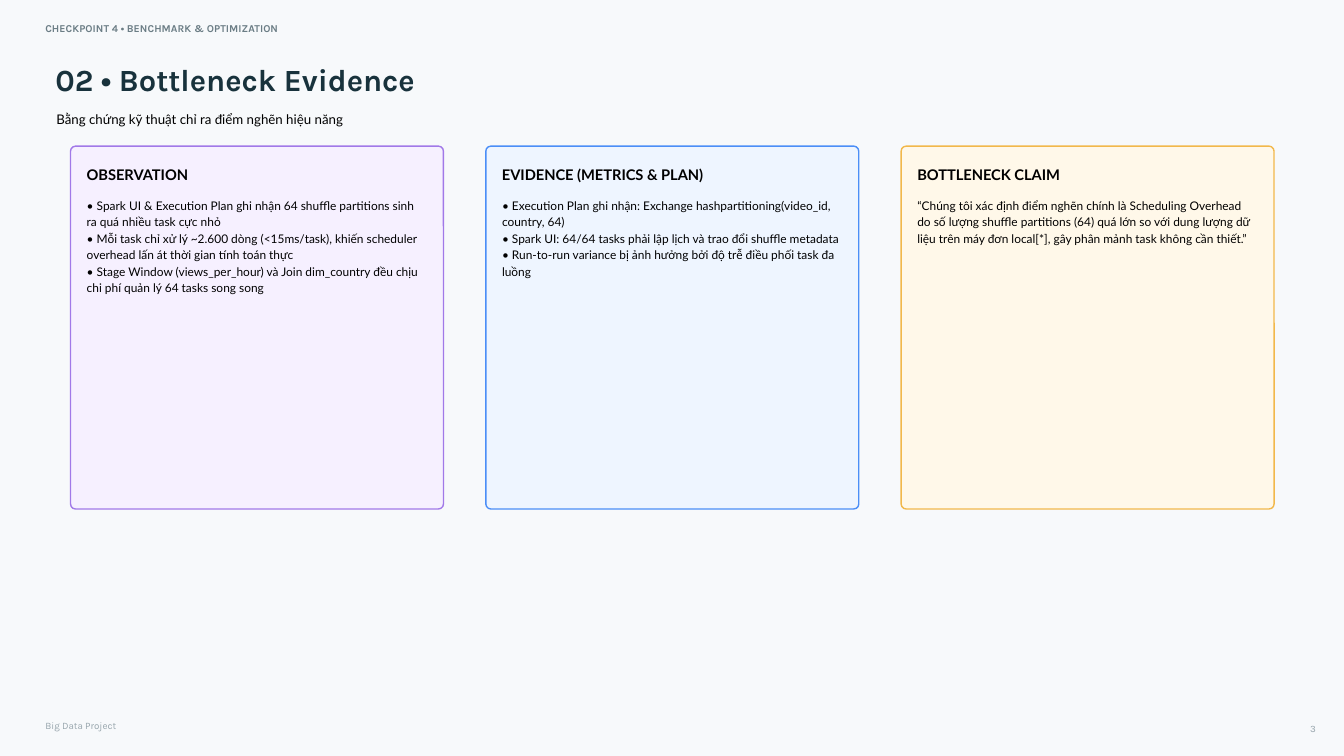
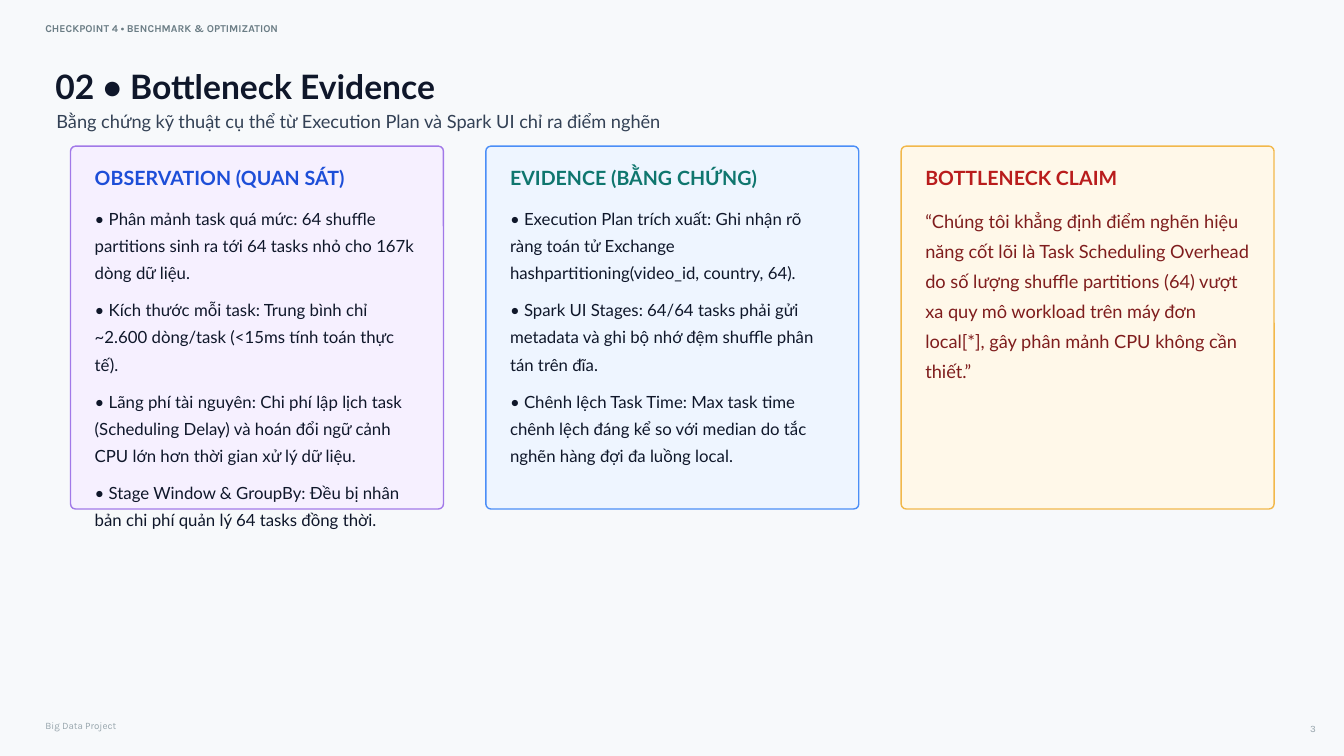
Before and after one commit to kichirou244/bigdata-project, a slide deck: slide 3 of docs/BigData_DoAn4_Checkpoint4_Report.pptx. Drawn at 1344x756 pixels with LibreOffice and Linux fonts; fonts in the diff are those of the drawing. Boxes give left, top, right and bottom in pixels: in the first picture for what was removed or moved away, otherwise in the second. Text is boxed around its words. In the diff, an @@ line names an element or a change of style, - is before the commit and + after.

Commit message:
fix(deck): upscale typography (12-14.5pt), enforce run-level WCAG high-contrast colors, fix layout collision

```diff
--- a/docs/BigData_DoAn4_Checkpoint4_Report.pptx
+++ b/docs/BigData_DoAn4_Checkpoint4_Report.pptx
@@ text "02 • Bottleneck Evidence" at [55,74,435,100]: size 22 to 24 pt, font Karla to Lato, text colour #18323C to #0F172A; line spacing 1 to 1.3; more space between paragraphs @@
@@ text at [56,113,660,132]: text changed; size 9.5 to 13 pt; text colour #000000 to #334155 @@
-Bằng chứng kỹ thuật chỉ ra điểm nghẽn hiệu năng
+Bằng chứng kỹ thuật cụ thể từ Execution Plan và Spark UI chỉ ra điểm nghẽn
@@ text at [95,168,345,188]: text changed; size 10.5 to 14 pt; text colour #000000 to #1D4ED8 @@
-OBSERVATION
+OBSERVATION (QUAN SÁT)
@@ text at [510,168,757,188]: text changed; size 10.5 to 14 pt; text colour #000000 to #0F766E @@
-EVIDENCE (METRICS & PLAN)
+EVIDENCE (BẰNG CHỨNG)
@@ text "BOTTLENECK CLAIM" at [925,170,1117,185]: size 10.5 to 14 pt, text colour #000000 to #B91C1C; line spacing 1.15 to 1.3; more space between paragraphs @@
@@ text at [95,212,414,529]: text changed; size 8.5 to 12 pt; text colour #000000 to #0F172A @@
-• Spark UI & Execution Plan ghi nhận 64 shuffle partitions sinh ra quá nhiều task cực nhỏ
-• Mỗi task chỉ xử lý ~2.600 dòng (<15ms/task), khiến scheduler overhead lấn át thời gian tính toán thực
-• Stage Window (views_per_hour) và Join dim_country đều chịu chi phí quản lý 64 tasks song song
+• Phân mảnh task quá mức: 64 shuffle partitions sinh ra tới 64 tasks nhỏ cho 167k dòng dữ liệu.
+• Kích thước mỗi task: Trung bình chỉ ~2.600 dòng/task (<15ms tính toán thực tế).
+• Lãng phí tài nguyên: Chi phí lập lịch task (Scheduling Delay) và hoán đổi ngữ cảnh CPU lớn hơn thời gian xử lý dữ liệu.
+• Stage Window & GroupBy: Đều bị nhân bản chi phí quản lý 64 tasks đồng thời.
@@ text at [510,211,813,465]: text changed; size 8.5 to 12 pt; text colour #000000 to #0F172A @@
-• Execution Plan ghi nhận: Exchange hashpartitioning(video_id, country, 64)
-• Spark UI: 64/64 tasks phải lập lịch và trao đổi shuffle metadata
-• Run-to-run variance bị ảnh hưởng bởi độ trễ điều phối task đa luồng
+• Execution Plan trích xuất: Ghi nhận rõ ràng toán tử Exchange hashpartitioning(video_id, country, 64).
+• Spark UI Stages: 64/64 tasks phải gửi metadata và ghi bộ nhớ đệm shuffle phân tán trên đĩa.
+• Chênh lệch Task Time: Max task time chênh lệch đáng kể so với median do tắc nghẽn hàng đợi đa luồng local.
@@ text at [925,212,1249,378]: text changed; size 8.5 to 13 pt; text colour #000000 to #7F1D1D @@
-“Chúng tôi xác định điểm nghẽn chính là Scheduling Overhead do số lượng shuffle partitions (64) quá lớn so với dung lượng dữ liệu trên máy đơn local[*], gây phân mảnh task không cần thiết.”
+“Chúng tôi khẳng định điểm nghẽn hiệu năng cốt lõi là Task Scheduling Overhead do số lượng shuffle partitions (64) vượt xa quy mô workload trên máy đơn local[*], gây phân mảnh CPU không cần thiết.”
```
Also in this commit, not shown: 5 other slides changed, 5 other files.
